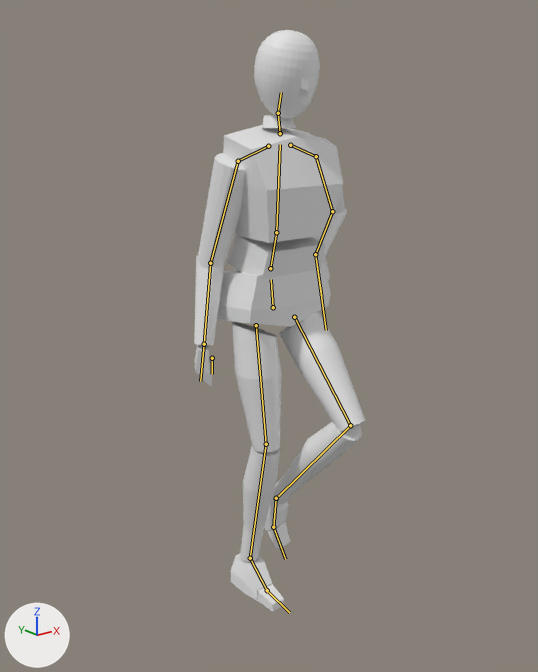
An edit to the glTF model resources/model/player/Player_Simple.gltf, drawn before and after from the same camera.
Rendered twice from a 50 mm camera at (-1.495, -1.873, 1.716) aimed at (0.07, 0.083, 0.933). The lights are fixed; the arrows at lower left show +X, +Y and +Z. The picture after the commit comes second. Both versions are drawn at frame 15 of the action 'Walk'; the numbers are the values there. The bones that change, and the others that lie on the model, are drawn over the model as lines.

The first picture shows 'Body'.
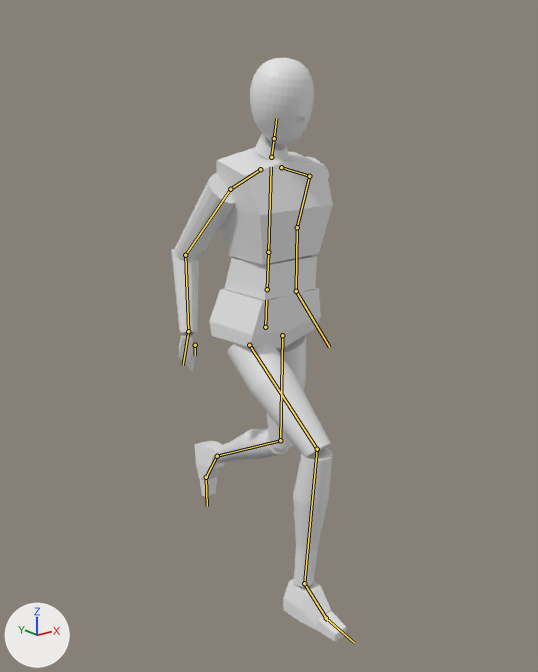
Pixel boxes (x1, y1, x2, y2) of what changed, in the pictures (538 x 672 px):
'Body', posed: before (194, 30, 366, 611); after (171, 58, 346, 641)
bone 'Hips', root to tip: before (273, 307) to (271, 279); after (265, 327) to (266, 300)
bone 'UpperLeg.L', root to tip: before (294, 317) to (350, 425); after (282, 335) to (280, 440)
bone 'LowerLeg.L', root to tip: before (350, 425) to (276, 498); after (280, 440) to (217, 456)
bone 'Foot.L', root to tip: before (276, 498) to (273, 527); after (217, 456) to (206, 477)
bone 'UpperLeg.R', root to tip: before (256, 325) to (266, 444); after (249, 345) to (317, 449)
bone 'LowerLeg.R', root to tip: before (266, 444) to (250, 558); after (317, 449) to (304, 583)
bone 'Foot.R', root to tip: before (250, 558) to (267, 590); after (304, 583) to (326, 618)
bone 'LowerBody', root to tip: before (270, 268) to (276, 232); after (267, 289) to (268, 252)
bone 'UpperBody', root to tip: before (276, 232) to (280, 144); after (268, 252) to (271, 167)
bone 'Neck', root to tip: before (280, 133) to (278, 113); after (271, 157) to (274, 138)
bone 'Head', root to tip: before (278, 113) to (281, 92); after (274, 138) to (276, 118)
bone 'Shoulder.L', root to tip: before (290, 145) to (316, 156); after (281, 167) to (309, 176)
bone 'UpperArm.L', root to tip: before (316, 156) to (332, 211); after (309, 176) to (297, 227)
bone 'LowerArm.L', root to tip: before (332, 211) to (315, 254); after (297, 227) to (296, 291)
bone 'Hand.L', root to tip: before (315, 254) to (326, 330); after (296, 291) to (329, 347)
bone 'Shoulder.R', root to tip: before (268, 146) to (238, 161); after (260, 169) to (230, 189)
bone 'UpperArm.R', root to tip: before (238, 161) to (210, 263); after (230, 189) to (185, 255)
bone 'LowerArm.R', root to tip: before (210, 263) to (204, 344); after (185, 255) to (188, 331)
bone 'Hand.R', root to tip: before (204, 344) to (202, 360); after (188, 331) to (186, 346)

Edits to the bpy script that builds the scene:
```text
Change bone_hips:
    where bone_hips = bpy.data.objects['SimplePlayer'].pose.bones['Hips']  # child of 'Root'
    bone_hips.location: (0.0, -0.012, 0.041) -> (-0.001, -0.087, 0.0)
    bone_hips.rotation_quaternion: (0.998, -0.058, 0.0, 0.0) -> (0.997, 0.015, 0.071, -0.014)  # degrees (-7, 0, 0) -> degrees (2, 8, -2)
Change bone_upperleg_l:
    where bone_upperleg_l = bpy.data.objects['SimplePlayer'].pose.bones['UpperLeg.L']  # child of 'Hips'
    bone_upperleg_l.rotation_quaternion: (0.958, -0.27, -0.092, 0.013) -> (0.998, 0.042, 0.037, -0.035)  # degrees (-32, -10, 4) -> degrees (5, 4, -4)
Change bone_lowerleg_l:
    where bone_lowerleg_l = bpy.data.objects['SimplePlayer'].pose.bones['LowerLeg.L']  # child of 'UpperLeg.L'
    bone_lowerleg_l.rotation_quaternion: (0.812, 0.579, 0.0, -0.068) -> (0.914, 0.402, 0.0, -0.047)  # degrees (71, 5, -6) -> degrees (47, 2, -5)
Change bone_foot_l:
    where bone_foot_l = bpy.data.objects['SimplePlayer'].pose.bones['Foot.L']  # child of 'LowerLeg.L'
    bone_foot_l.rotation_quaternion: (0.977, 0.213, -0.011, -0.003) -> (0.972, 0.193, -0.011, 0.137)  # degrees (25, -1, -1) -> degrees (22, -4, 15)
Change bone_upperleg_r:
    where bone_upperleg_r = bpy.data.objects['SimplePlayer'].pose.bones['UpperLeg.R']  # child of 'Hips'
    bone_upperleg_r.rotation_quaternion: (-0.995, -0.041, -0.092, -0.003) -> (-0.917, 0.388, -0.085, 0.034)  # degrees (5, 10, 1) -> degrees (-46, 7, -7)
Change bone_lowerleg_r:
    where bone_lowerleg_r = bpy.data.objects['SimplePlayer'].pose.bones['LowerLeg.R']  # child of 'UpperLeg.R'
    bone_lowerleg_r.rotation_quaternion: (0.997, 0.072, 0.0, 0.008) -> (0.93, 0.364, 0.0, 0.043)  # degrees (8, 0, 1) -> degrees (43, -2, 5)
Change bone_foot_r:
    where bone_foot_r = bpy.data.objects['SimplePlayer'].pose.bones['Foot.R']  # child of 'LowerLeg.R'
    bone_foot_r.rotation_quaternion: (0.995, -0.054, -0.06, -0.065) -> (0.998, 0.01, -0.036, -0.04)  # degrees (-6, -7, -7) -> degrees (1, -4, -5)
Change bone_lowerbody:
    where bone_lowerbody = bpy.data.objects['SimplePlayer'].pose.bones['LowerBody']  # child of 'Hips'
    bone_lowerbody.rotation_quaternion: (0.983, 0.182, 0.0, 0.0) -> (1.0, 0.0, 0.0, 0.0)  # degrees (21, 0, 0) -> degrees (0, 0, 0)
Change bone_upperbody:
    where bone_upperbody = bpy.data.objects['SimplePlayer'].pose.bones['UpperBody']  # child of 'LowerBody'
    bone_upperbody.rotation_quaternion: (0.995, -0.1, 0.0, 0.0) -> (0.998, 0.018, -0.052, 0.026)  # degrees (-11, 0, 0) -> degrees (2, -6, 3)
Change bone_neck:
    where bone_neck = bpy.data.objects['SimplePlayer'].pose.bones['Neck']  # child of 'UpperBody'
    bone_neck.rotation_quaternion: (0.993, -0.118, 0.0, 0.0) -> (0.987, 0.15, -0.033, 0.045)  # degrees (-14, 0, 0) -> degrees (17, -4, 5)
Change bone_head:
    where bone_head = bpy.data.objects['SimplePlayer'].pose.bones['Head']  # child of 'Neck'
    bone_head.rotation_quaternion: (0.979, 0.202, 0.0, 0.0) -> (0.995, -0.075, 0.046, -0.039)  # degrees (23, 0, 0) -> degrees (-9, 5, -5)
Change bone_shoulder_l:
    where bone_shoulder_l = bpy.data.objects['SimplePlayer'].pose.bones['Shoulder.L']  # child of 'UpperBody'
    bone_shoulder_l.rotation_quaternion: (0.999, -0.025, -0.012, -0.031) -> (0.997, 0.052, 0.06, -0.023)  # degrees (-3, -1, -4) -> degrees (6, 7, -2)
Change bone_upperarm_l:
    where bone_upperarm_l = bpy.data.objects['SimplePlayer'].pose.bones['UpperArm.L']  # child of 'Shoulder.L'
    bone_upperarm_l.rotation_quaternion: (0.554, 0.129, 0.748, -0.342) -> (0.574, 0.063, 0.607, -0.545)  # degrees (68, 114, 28) -> degrees (-67, 50, -121)
Change bone_lowerarm_l:
    where bone_lowerarm_l = bpy.data.objects['SimplePlayer'].pose.bones['LowerArm.L']  # child of 'UpperArm.L'
    bone_lowerarm_l.rotation_quaternion: (0.548, 0.724, 0.0, 0.419) -> (0.718, 0.602, 0.0, 0.349)  # degrees (93, -37, 35) -> degrees (72, -25, 33)
Change bone_hand_l:
    where bone_hand_l = bpy.data.objects['SimplePlayer'].pose.bones['Hand.L']  # child of 'LowerArm.L'
    bone_hand_l.rotation_quaternion: (0.762, -0.438, -0.458, 0.131) -> (0.846, 0.101, -0.471, 0.229)  # degrees (-76, -36, 48) -> degrees (-5, -57, 33)
Change bone_shoulder_r:
    where bone_shoulder_r = bpy.data.objects['SimplePlayer'].pose.bones['Shoulder.R']  # child of 'UpperBody'
    bone_shoulder_r.rotation_quaternion: (0.999, -0.025, 0.012, 0.031) -> (0.992, -0.086, -0.039, 0.079)  # degrees (-3, 1, 4) -> degrees (-10, -4, 9)
Change bone_upperarm_r:
    where bone_upperarm_r = bpy.data.objects['SimplePlayer'].pose.bones['UpperArm.R']  # child of 'Shoulder.R'
    bone_upperarm_r.rotation_quaternion: (0.743, -0.028, -0.202, 0.637) -> (0.716, -0.096, -0.358, 0.591)  # degrees (-18, -15, 84) -> degrees (-38, -24, 87)
Change bone_lowerarm_r:
    where bone_lowerarm_r = bpy.data.objects['SimplePlayer'].pose.bones['LowerArm.R']  # child of 'UpperArm.R'
    bone_lowerarm_r.rotation_quaternion: (0.97, 0.21, 0.0, -0.122) -> (0.875, 0.418, 0.0, -0.242)  # degrees (24, 3, -14) -> degrees (48, 12, -26)
Change bone_hand_r:
    where bone_hand_r = bpy.data.objects['SimplePlayer'].pose.bones['Hand.R']  # child of 'LowerArm.R'
    bone_hand_r.rotation_quaternion: (0.9, -0.214, 0.366, 0.099) -> (0.834, -0.286, 0.47, 0.055)  # degrees (-26, 45, 2) -> degrees (-47, 55, -18)
```
